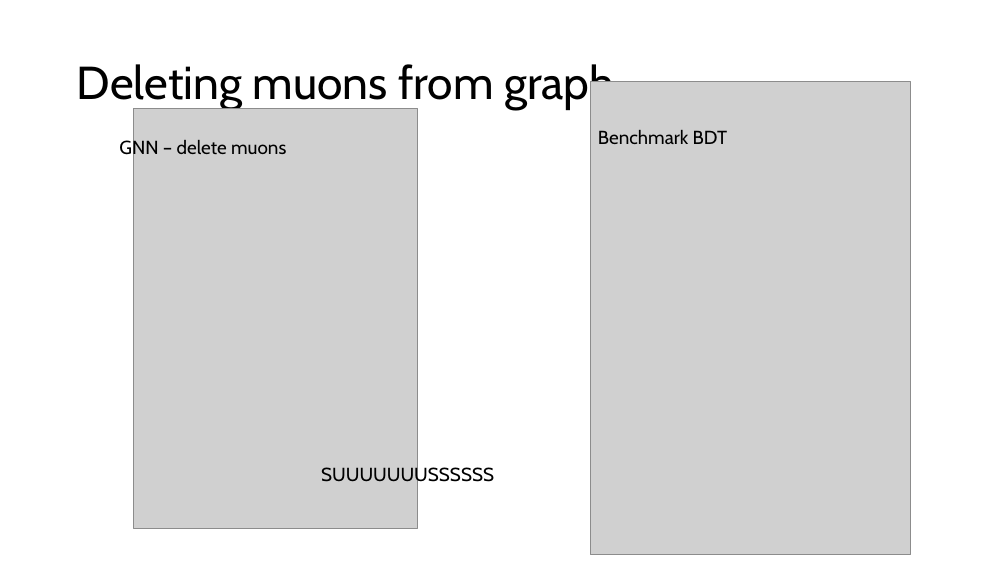
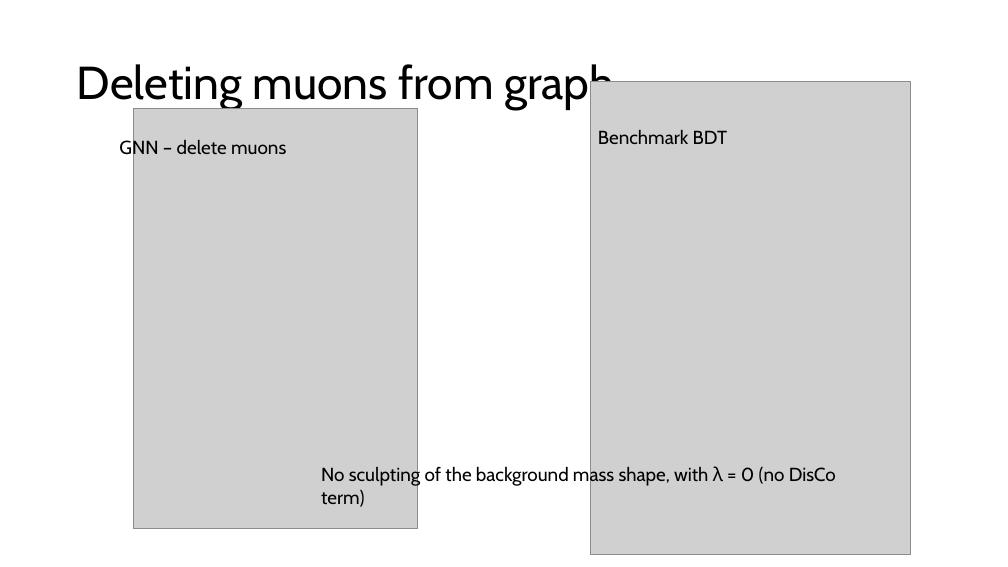
Before and after one commit to KaitoFuss/Tau3Mu_GNN, a slide deck: slide 12 of Tau3Mu_2nd_Presentation.pptx. Drawn at 1008x567 pixels with LibreOffice and Linux fonts; fonts in the diff are those of the drawing; grey boxes stand for pictures. Boxes give left, top, right and bottom in pixels: in the first picture for what was removed or moved away, otherwise in the second. Text is boxed around its words. In the diff, an @@ line names an element or a change of style, - is before the commit and + after.

```diff
--- a/Tau3Mu_2nd_Presentation.pptx
+++ b/Tau3Mu_2nd_Presentation.pptx
@@ text at [321, 465, 836, 486]: text changed @@
-SUUUUUUUSSSSSS
+No sculpting of the background mass shape, with λ = 0 (no DisCo term)
```
Also in this commit, not shown: 6 other slides changed, 4 slides added.
